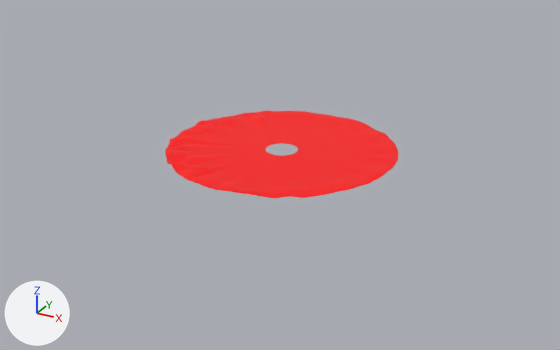
The Blender file projects/veterbot/blender/veterbot.blend: old version first, new version second.
Camera for both pictures: a 50 mm camera at (1024.0, -1873.0, 853.0) aimed at (11.0, -31.0, -68.0). The axes (+X, +Y, +Z) are drawn at lower left. The lights are the same throughout. The same objects are shown in both versions, whatever each file hides.

In view in the first picture: 'rocks'.
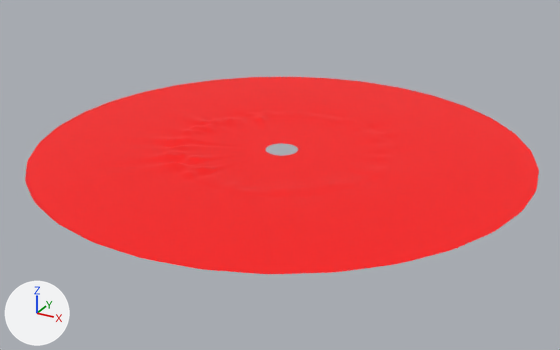
Location of each change, [x1, y1, x2, y2] in pixels of the pictures (560 x 350 px):
'rocks', reshaped (120% wider, 125% taller): before [165, 111, 398, 198]; after [25, 77, 539, 274]
part 1 of me_plane_001, added (red): after [25, 77, 539, 274]

Patch to the scene script:
```diff
--- a/projects/veterbot/blender/veterbot.blend.py
+++ b/projects/veterbot/blender/veterbot.blend.py
@@ me_plane_001 @@
 # used by ob_rocks; parent = ob_ground; location = (0.0, 0.0, 0.0000119)
-me_plane_001.from_pydata(...)  # 1024 vertices, 896 faces; spans x -341.0..341.0, y -341.0..341.0, z 5.0..24.0
+me_plane_001.from_pydata(...)  # 1280 vertices, 1152 faces; spans x -725.0..725.0, y -725.0..725.0, z 5.0..24.0
+# me_plane_001 part 1
+# 256 vertices are added at x -725.0..725.0, y -725.0..725.0, z 15.0
+# 256 new faces join them
 me_plane_001.materials.append(mat_rocks)
```
